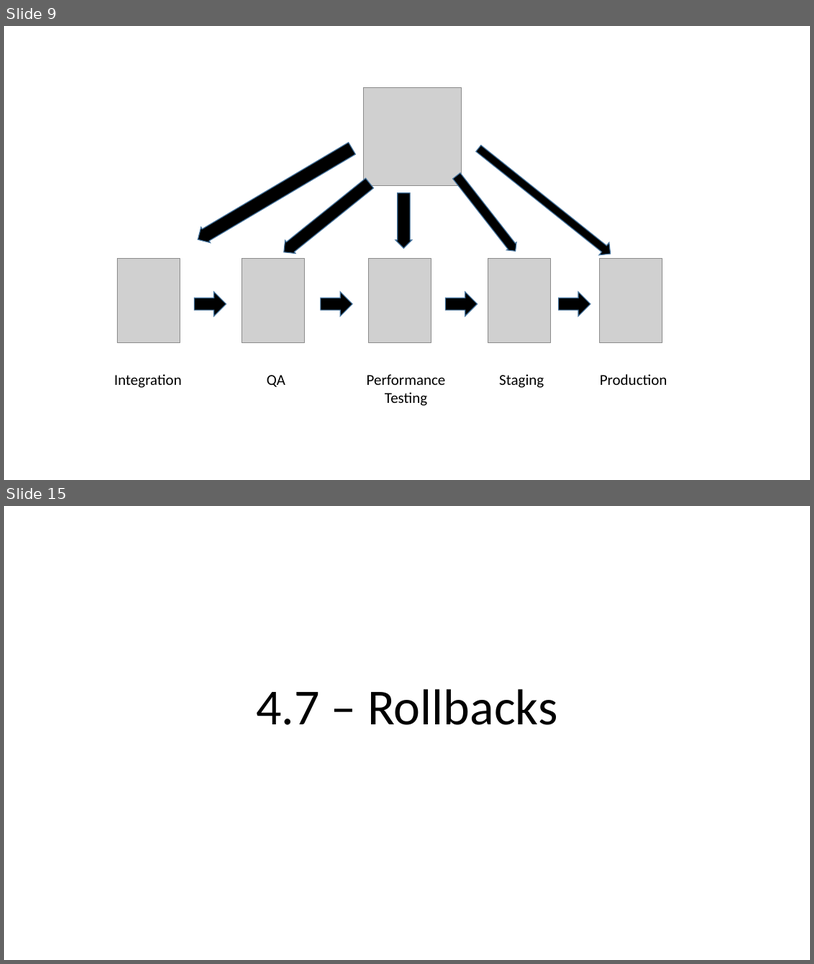
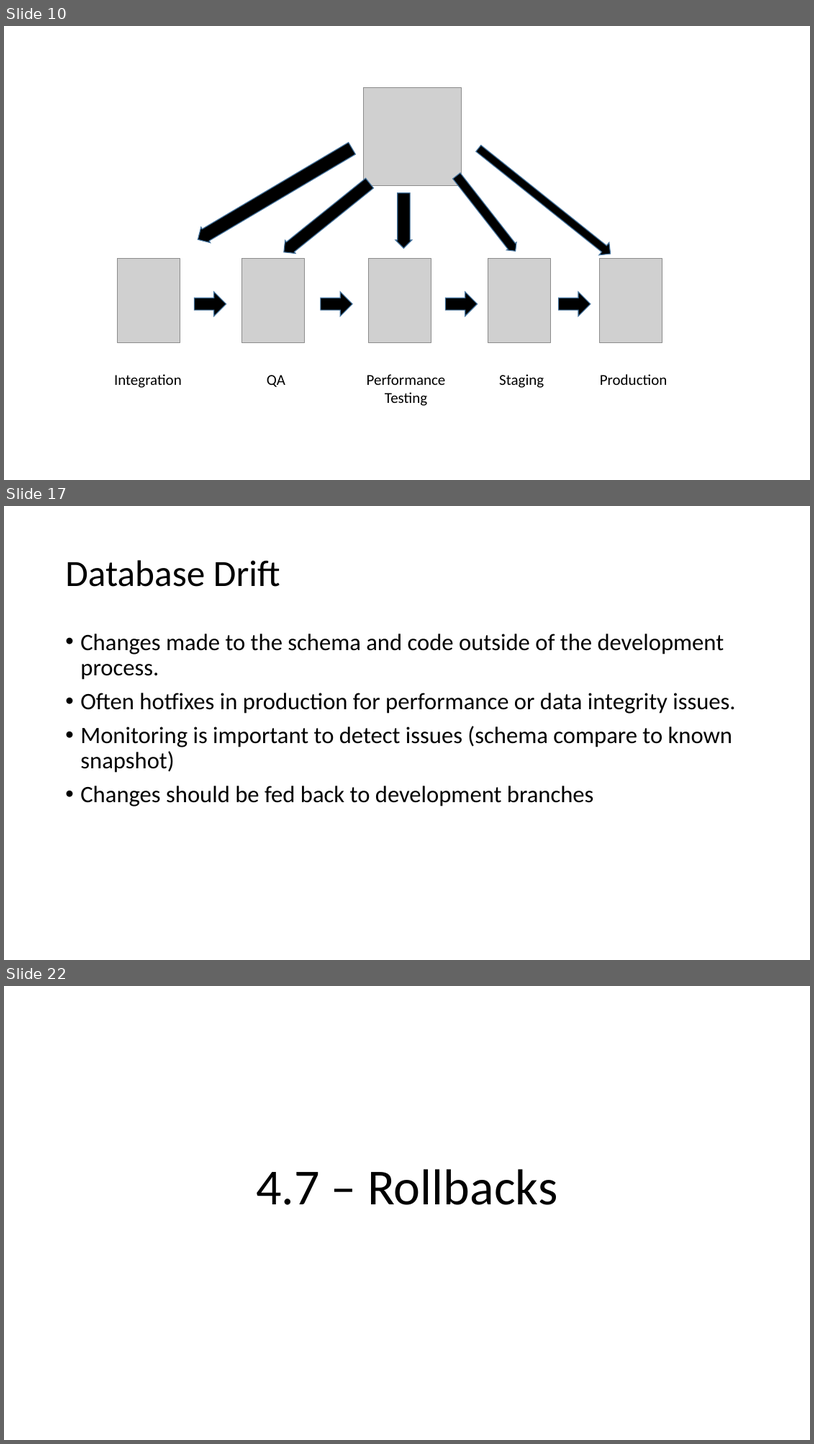
Before and after one commit to way0utwest/DatabaseDevOpsMS, a slide deck: Section 3 - Release Management/Section3-ReleaseManagement.pptx. Shown one above the other, each under a label of ours: slides 9 and 15 before the commit, slides 10, 17 and 22 after it; the slides between them are not shown. The pictures are 814x964 and 814x1444 pixels, drawn with LibreOffice and Linux fonts; fonts in the diff are those of the drawing; grey boxes stand for pictures. Boxes give left, top, right and bottom in pixels: in the first picture for what was removed or moved away, otherwise in the second. Text is boxed around its words. In the diff, an @@ line names an element or a change of style, - is before the commit and + after.

```diff
--- a/Section 3 - Release Management/Section3-ReleaseManagement.pptx
+++ b/Section 3 - Release Management/Section3-ReleaseManagement.pptx
@@ slide 17 added at (x1=4, y1=506, x2=810, y2=960), background #FFFFFF @@
@@ title added at (x1=65, y1=560, x2=280, y2=587), 44 pt, text #000000 @@
+Database Drift
@@ text added at (x1=80, y1=633, x2=736, y2=806), 28 pt, text #000000 @@
+• Changes made to the schema and code outside of the development process.
+• Often hotfixes in production for performance or data integrity issues.
+• Monitoring is important to detect issues (schema compare to known snapshot)
+• Changes should be fed back to development branches
@@ what was slide 9 is now slide 10 @@
@@ what was slide 15 is now slide 22 @@
```
Also in this commit, not shown: 8 slides changed, 11 other slides added, 1 slide removed, 3 other files.
